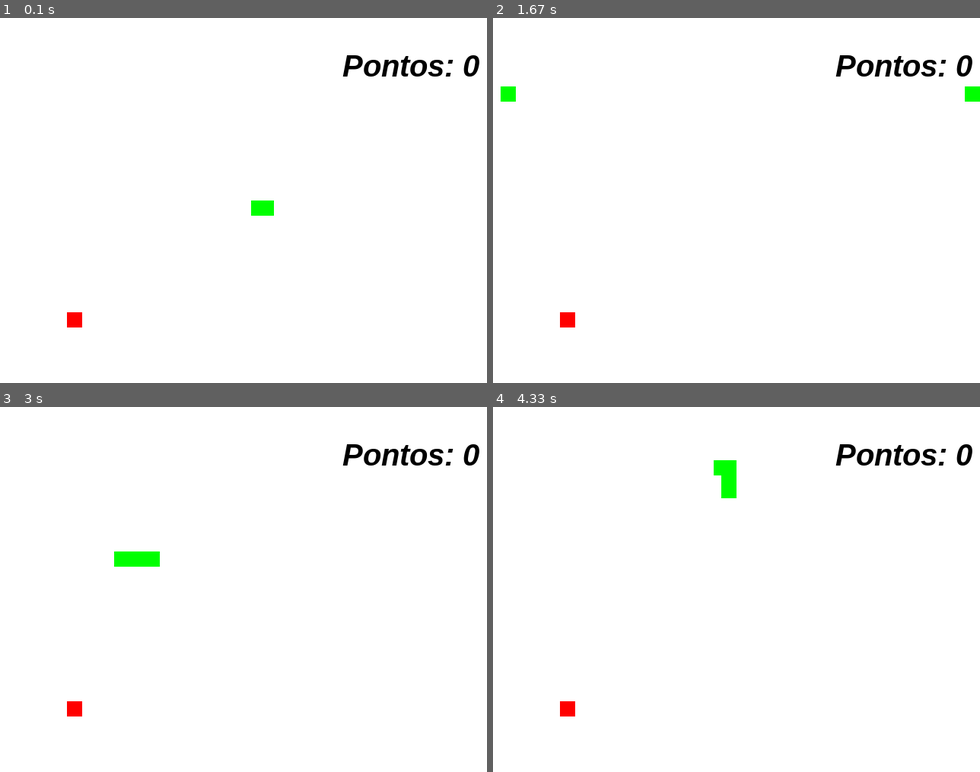
Above: before the commit, frames 1-4 (two rows, left to right).
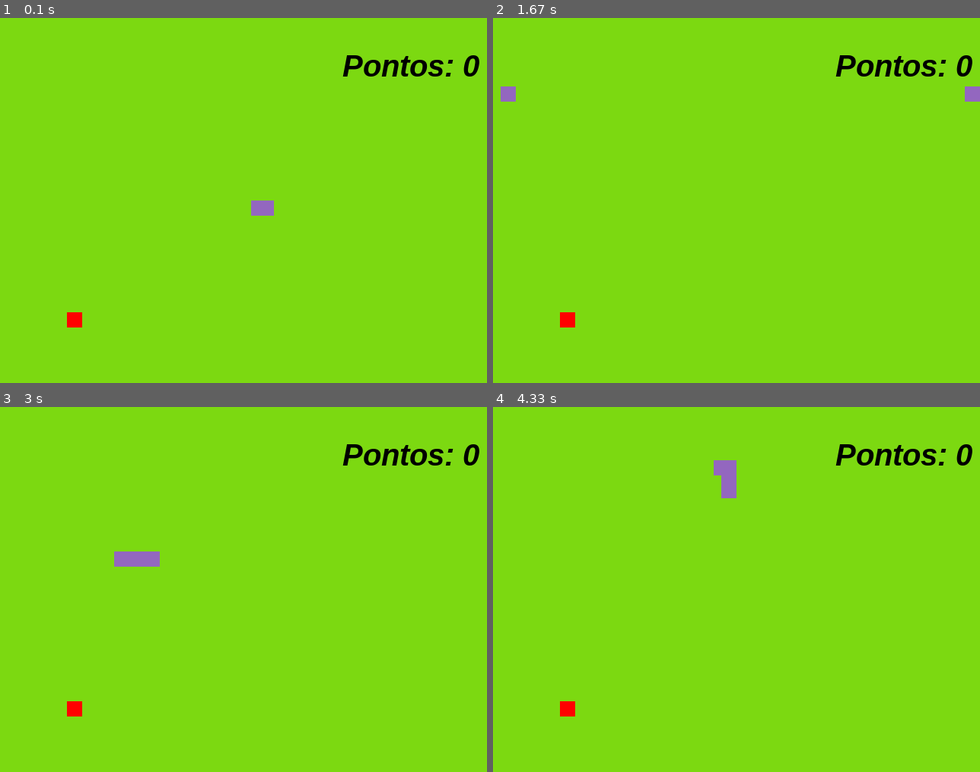
Above: after the commit, the same moments.

Repository: felipebduraes/Snake-Game
Game: pygame game, started from game.py
Same seed, same stepped clock (60 frames per second), same inputs: the game is played once before the commit and once after it.
Inputs:
- Up to frame 1 (0.1 s): no input
- Up to frame 2 (1.67 s): hold D 0.33-0.8 s; hold W 0.83-1.3 s; hold D from 1.33 s (still down)
- Up to frame 3 (3 s): release D at 1.8 s; hold S 2.4-2.7 s; hold A from 2.73 s (still down)
- Up to frame 4 (4.33 s): release A at 3.13 s; hold W 3.17-3.53 s; hold D 3.57-4.2 s; hold S from 4.23 s (still down)

The runs differ from the first frame. In frame 1, 99% of the frame differs, in the area x 0-100%, y 0-100%; in frame 2, 99%; in frame 3, 99%; in frame 4, 99%.

Commit message:
atualizacao cores

Diff:
--- a/game.py
+++ b/game.py
@@ -41,7 +41,7 @@
         #XeY[0] = x
         #XeY[1] = y
 
-        pygame.draw.rect(tela, (0,255,0), (XeY[0], XeY[1], 20, 20))
+        pygame.draw.rect(tela, (147,103,191), (XeY[0], XeY[1], 20, 20))
 
 
 def reiniciar_jogo():
@@ -58,7 +58,7 @@
 
 while True:
     relogio.tick(30)
-    tela.fill((255,255,255))
+    tela.fill((124,217,17))
 
     mensagem = f'Pontos: {pontos}'
     texto_formatado = fonte.render(mensagem, True, (0,0,0))
@@ -98,7 +98,7 @@
     x_cobra = x_cobra + x_controle
     y_cobra = y_cobra + y_controle
 
-    cobra = pygame.draw.rect(tela, (0,255,0), (x_cobra,y_cobra,20,20))
+    cobra = pygame.draw.rect(tela, (147,103,191), (x_cobra,y_cobra,20,20))
     maca = pygame.draw.rect(tela, (255,0,0), (x_maca,y_maca,20,20))
 
     if cobra.colliderect(maca):
